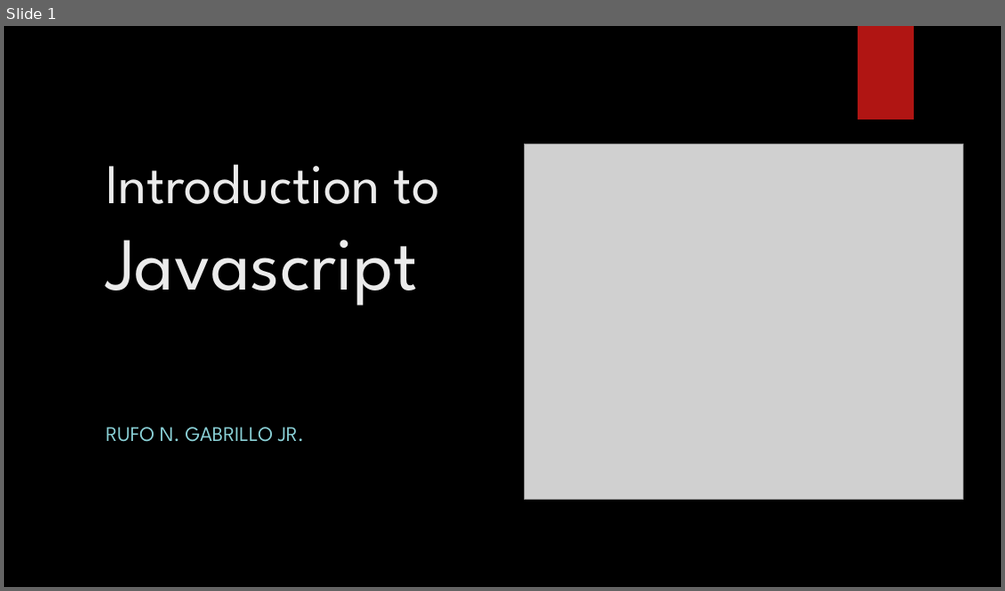
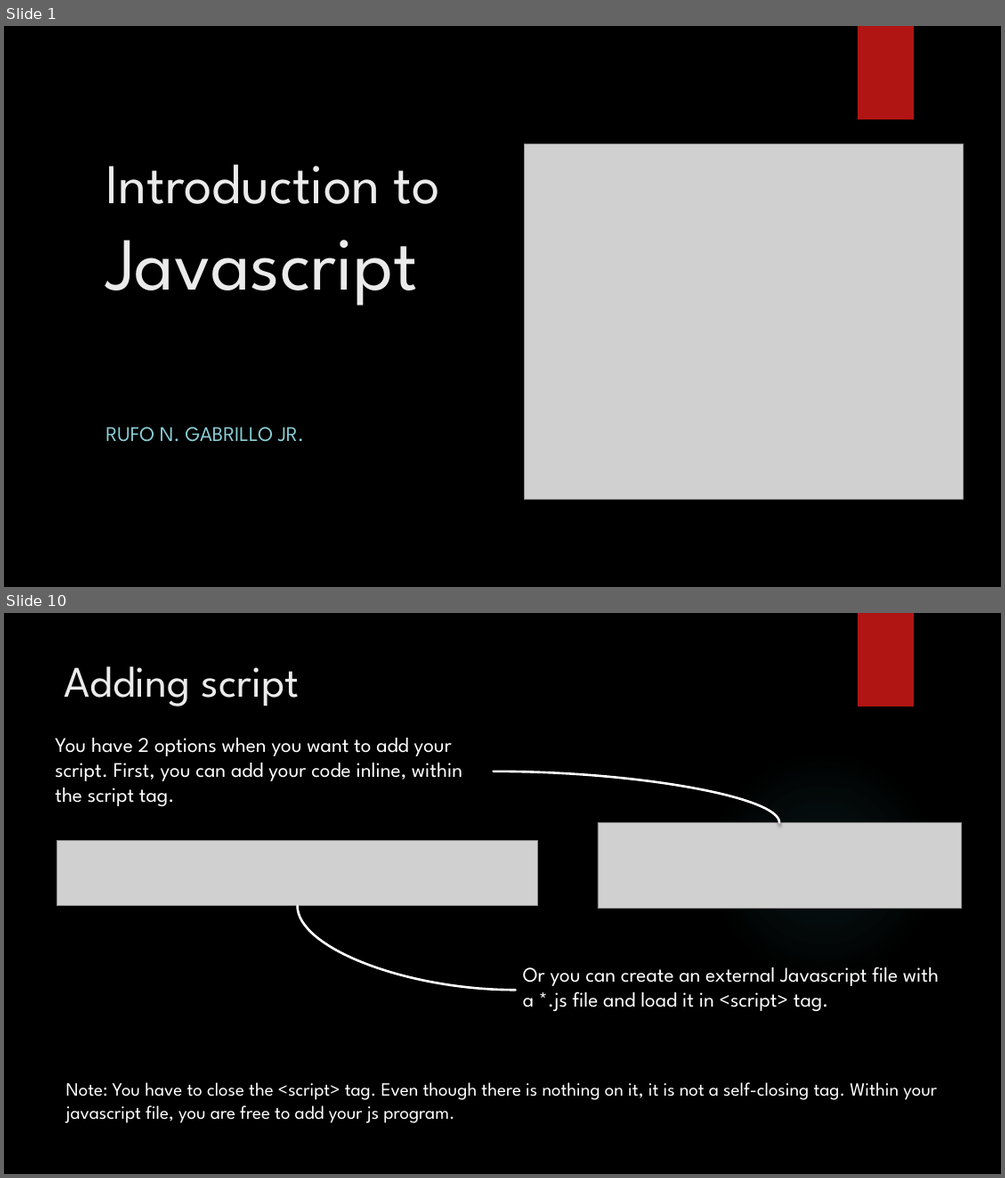
Before and after one commit to jrGabrillo/HelloWorld, a slide deck: 1. introduction to javascript.pptx. Shown one above the other, each under a label of ours: slide 1 before the commit, slides 1 and 10 after it; the slides between them are not shown. The pictures are 1005x591 and 1005x1178 pixels, drawn with LibreOffice and Linux fonts; fonts in the diff are those of the drawing; grey boxes stand for pictures; background and template pictures are left out. Boxes give left, top, right and bottom in pixels: in the first picture for what was removed or moved away, otherwise in the second. Text is boxed around its words. In the diff, an @@ line names an element or a change of style, - is before the commit and + after.

```diff
--- a/1. introduction to javascript.pptx
+++ b/1. introduction to javascript.pptx
@@ slide 10 added at bbox=[4, 613, 1001, 1174], background picture (left out); not listed: 1 template element that a slide beside it also shows @@
@@ title added at bbox=[65, 666, 299, 706], 42 pt, text #EBEBEB @@
+Adding script
@@ text added at bbox=[55, 738, 462, 806], 20 pt, text #FFFFFF @@
+You have 2 options when you want to add your script. First, you can add your code inline, within the script tag.
@@ curved line added from (779, 822) to (493, 771), #FFFFFF 2.25 pt @@
@@ ellipse added at bbox=[708, 750, 938, 981], fill gradient #50B9C1 @@
@@ picture added at bbox=[598, 822, 961, 908] @@
@@ picture added at bbox=[57, 840, 538, 906] @@
@@ curved line added from (516, 989) to (297, 906), #FFFFFF 2.25 pt @@
@@ text added at bbox=[523, 966, 938, 1011], 20 pt, text #FFFFFF @@
+Or you can create an external Javascript file with a *.js file and load it in <script> tag.
@@ text added at bbox=[66, 1082, 937, 1123], 18 pt, text #FFFFFF @@
+Note: You have to close the <script> tag. Even though there is nothing on it, it is not a self-closing tag. Within your javascript file, you are free to add your js program.
```
Also in this commit, not shown: 1 slide changed, 42 other slides added, 2 slides removed, 9 other files.
